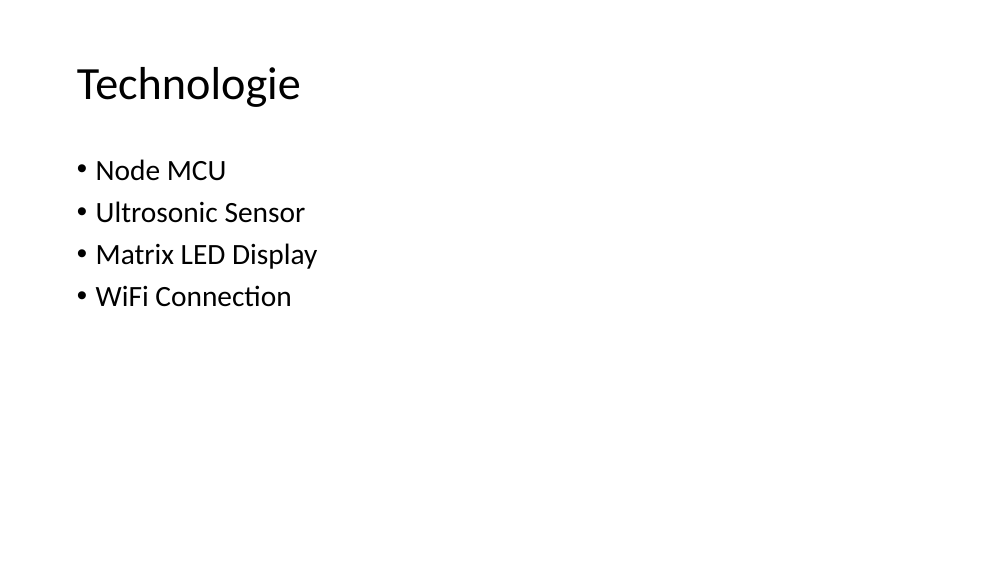
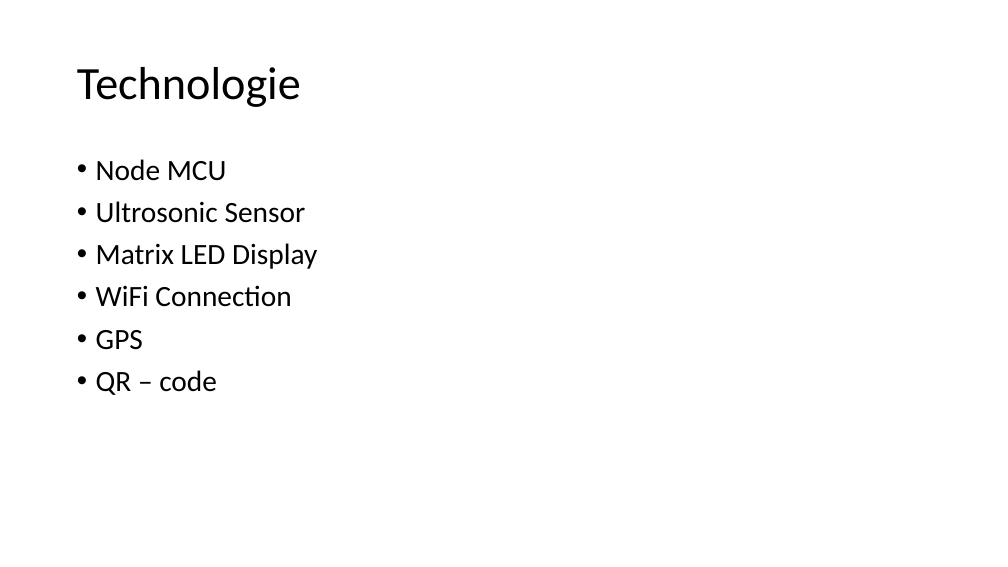
Before and after one commit to ZbynekSulc/IoTCarParking, a slide deck: slide 3 of Presentation/Car Parking Assistant.pptx. Drawn at 1008x567 pixels with LibreOffice and Linux fonts; fonts in the diff are those of the drawing. Boxes give left, top, right and bottom in pixels: in the first picture for what was removed or moved away, otherwise in the second. Text is boxed around its words. In the diff, an @@ line names an element or a change of style, - is before the commit and + after.

```diff
--- a/Presentation/Car Parking Assistant.pptx
+++ b/Presentation/Car Parking Assistant.pptx
@@ text at (96,330,217,395): paragraphs added @@
+• GPS
+• QR – code
```
Also in this commit, not shown: 1 other slide changed, 2 slides added.
